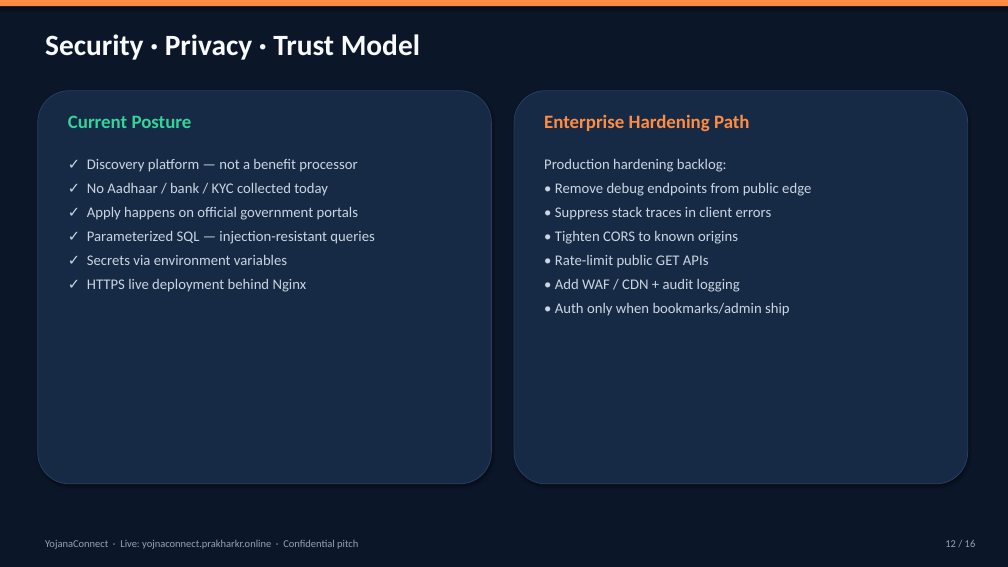
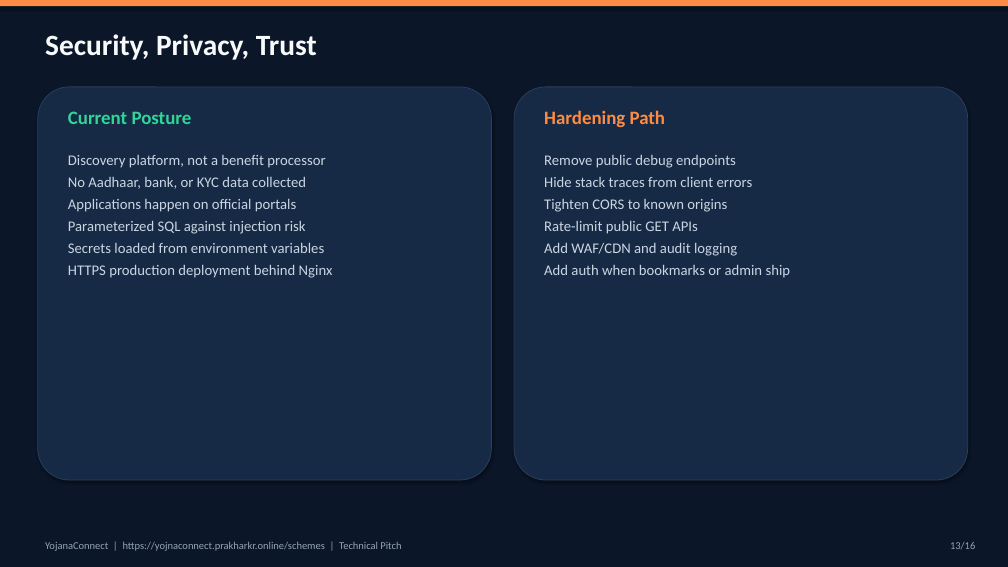
Before and after one commit to pawani-2502/YOJNA-CONNECT, a slide deck: slide 13 of pitch/YojnaConnect-TechPitch.pptx (slide 12 before the commit). Drawn at 1008x567 pixels with LibreOffice and Linux fonts; fonts in the diff are those of the drawing. Boxes give left, top, right and bottom in pixels: in the first picture for what was removed or moved away, otherwise in the second. Text is boxed around its words. In the diff, an @@ line names an element or a change of style, - is before the commit and + after.

```diff
--- a/pitch/YojnaConnect-TechPitch.pptx
+++ b/pitch/YojnaConnect-TechPitch.pptx
@@ text at (45, 34, 317, 60): text changed @@
-Security · Privacy · Trust Model
+Security, Privacy, Trust
@@ 2 rounded rectangles, 1 text: place and size @@
-2 rounded rectangles, 1 text at (38, 91, 968, 484)
+2 rounded rectangles, 1 text at (38, 87, 968, 480)
@@ text at (544, 110, 665, 128): text changed @@
-Enterprise Hardening Path
+Hardening Path
@@ text at (68, 155, 333, 278): text changed @@
-✓ Discovery platform — not a benefit processor
-✓ No Aadhaar / bank / KYC collected today
-✓ Apply happens on official government portals
-✓ Parameterized SQL — injection-resistant queries
-✓ Secrets via environment variables
-✓ HTTPS live deployment behind Nginx
+Discovery platform, not a benefit processor
+No Aadhaar, bank, or KYC data collected
+Applications happen on official portals
+Parameterized SQL against injection risk
+Secrets loaded from environment variables
+HTTPS production deployment behind Nginx
@@ text at (544, 155, 791, 278): text changed @@
-Production hardening backlog:
-• Remove debug endpoints from public edge
-• Suppress stack traces in client errors
-• Tighten CORS to known origins
-• Rate-limit public GET APIs
-• Add WAF / CDN + audit logging
-• Auth only when bookmarks/admin ship
+Remove public debug endpoints
+Hide stack traces from client errors
+Tighten CORS to known origins
+Rate-limit public GET APIs
+Add WAF/CDN and audit logging
+Add auth when bookmarks or admin ship
@@ text at (45, 542, 401, 551): text changed @@
-YojanaConnect · Live: yojnaconnect.prakharkr.online · Confidential pitch
+YojanaConnect | https://yojnaconnect.prakharkr.online/schemes | Technical Pitch
@@ text at (950, 542, 975, 549): text changed @@
-12 / 16
+13/16
```
Also in this commit, not shown: 14 other slides changed, 1 slide added, 1 slide removed, 1 other file.
